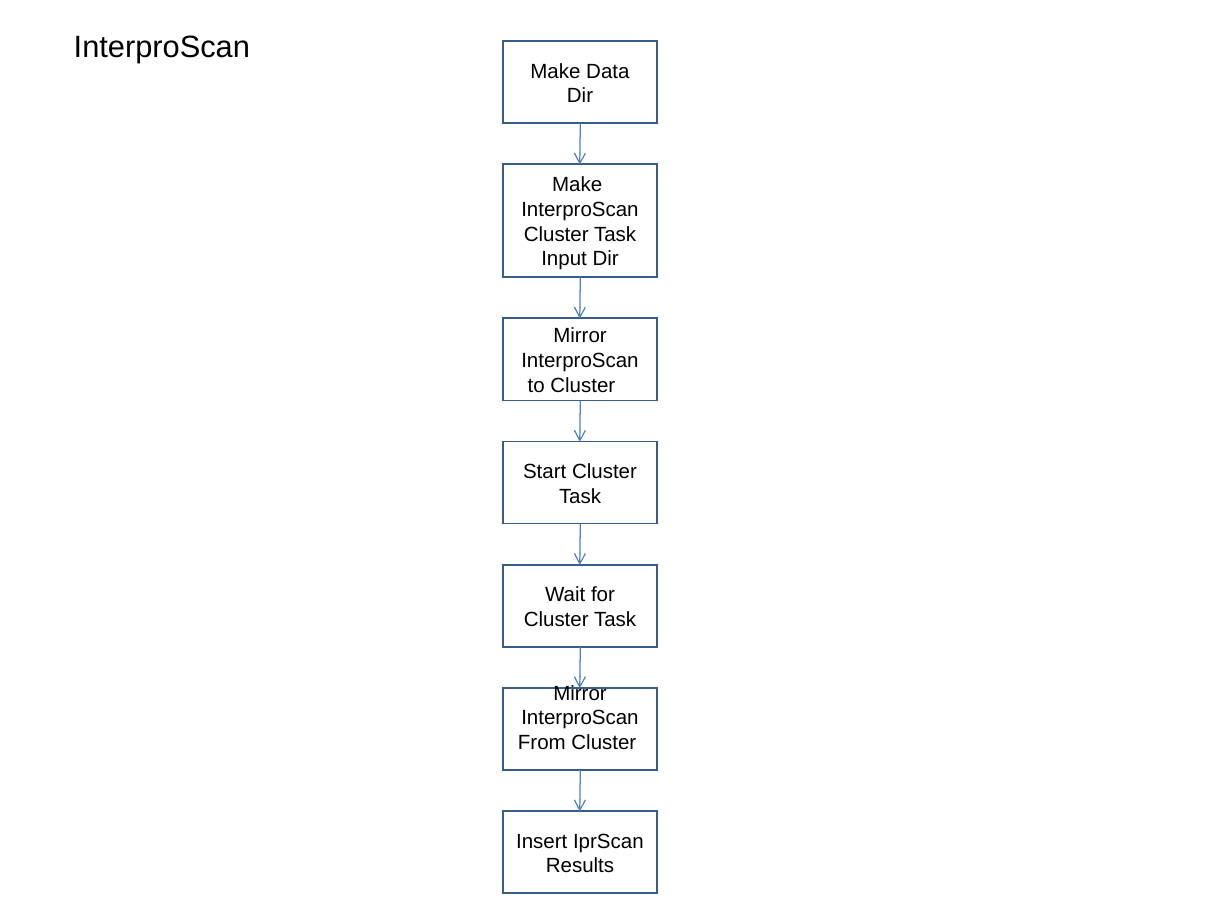
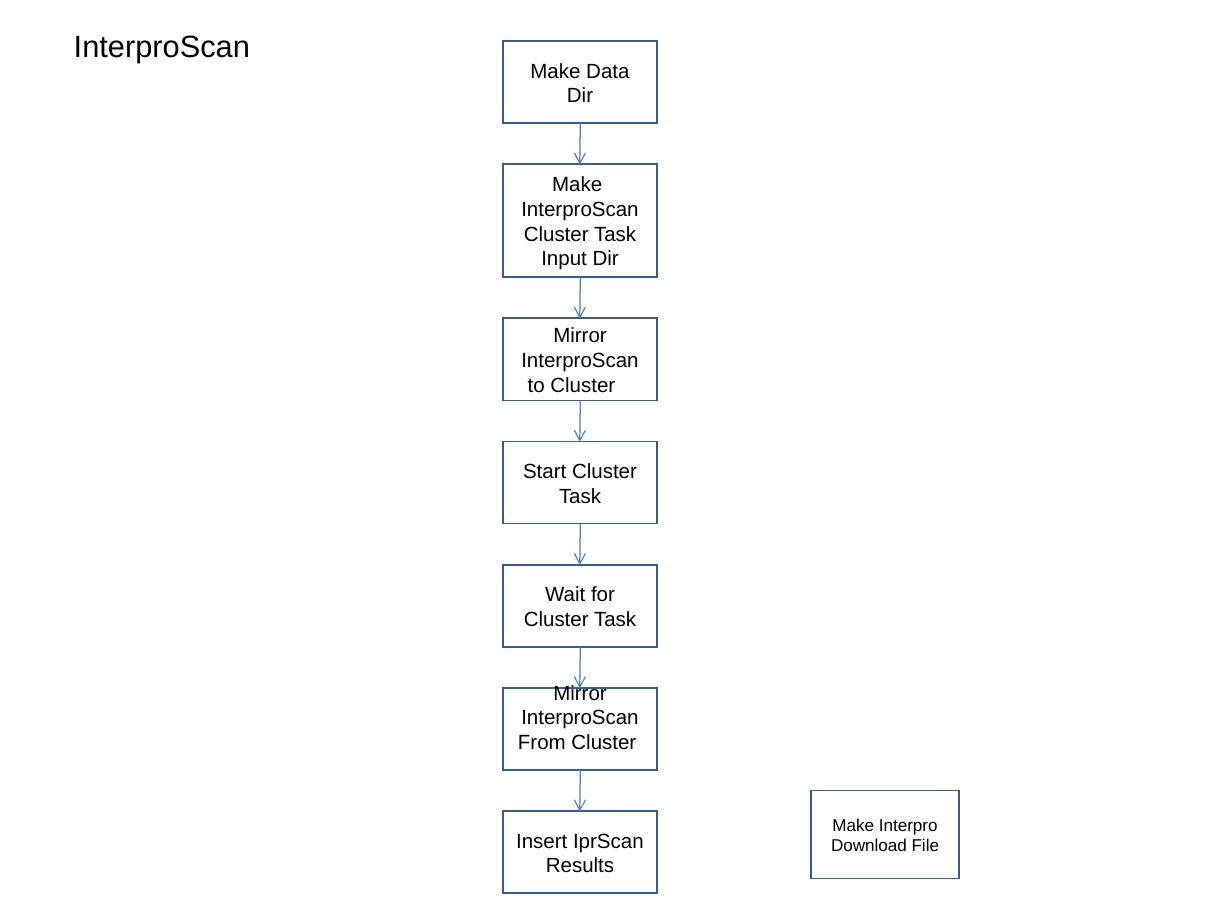
Before and after one commit to VEuPathDB/ApiCommonData, a slide deck: slide 13 of Load/doc/workflow/AnalysisWorkflow_wei.ppt (slide 10 before the commit). Drawn at 1232x924 pixels with LibreOffice and Linux fonts; fonts in the diff are those of the drawing. Boxes give left, top, right and bottom in pixels: in the first picture for what was removed or moved away, otherwise in the second. Text is boxed around its words. In the diff, an @@ line names an element or a change of style, - is before the commit and + after.

```diff
--- a/Load/doc/workflow/AnalysisWorkflow_wei.ppt
+++ b/Load/doc/workflow/AnalysisWorkflow_wei.ppt
@@ rectangle added at <box>811,791,958,878</box>, fill #FFFFFF, outline #385D8A 0.99 pt, 10 pt, text #000000 @@
+Make Interpro Download File
```
Also in this commit, not shown: 7 other slides changed, 4 slides added, 2 slides removed.
